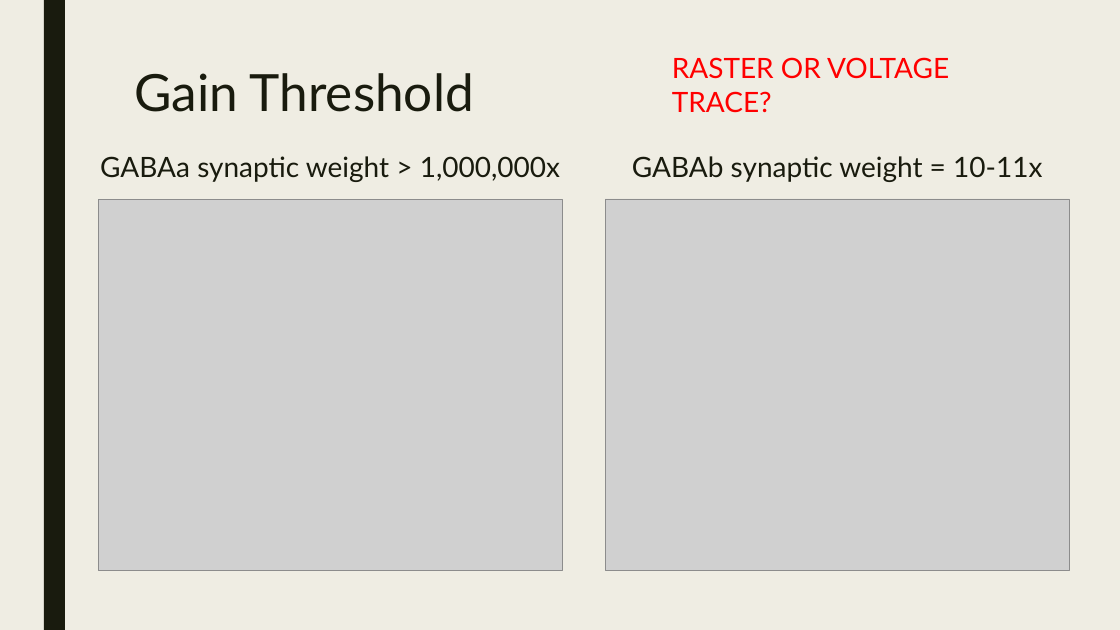
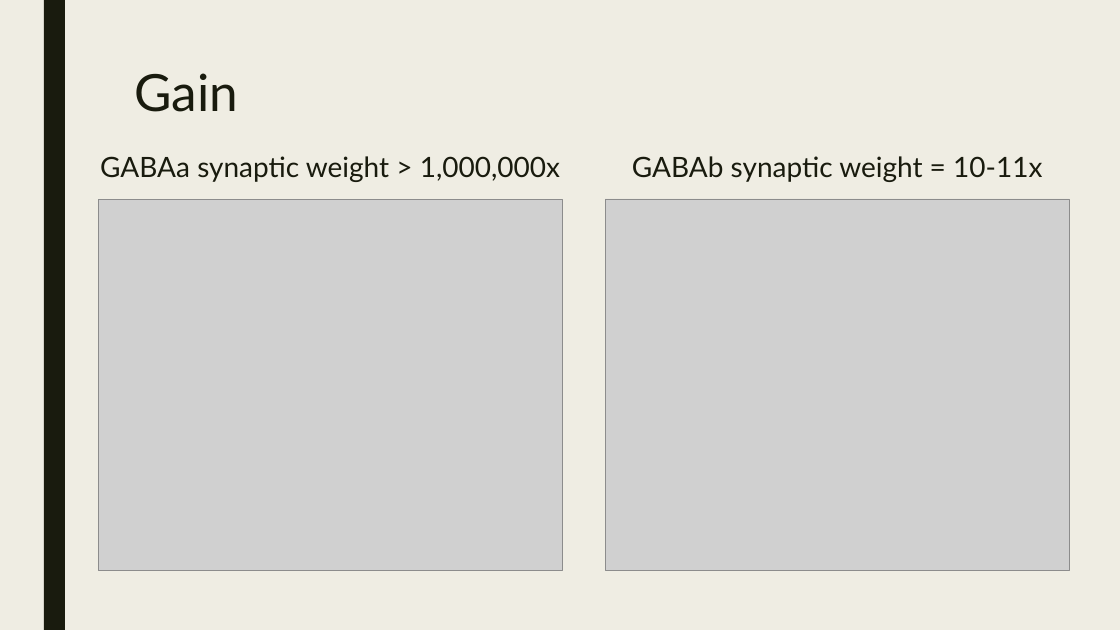
Before and after one commit to kedoxey/netpyne-project, a slide deck: slide 10 of presentation/netpyne-slides.pptx (slide 11 before the commit). Drawn at 1120x630 pixels with LibreOffice and Linux fonts; fonts in the diff are those of the drawing; grey boxes stand for pictures. Boxes give left, top, right and bottom in pixels: in the first picture for what was removed or moved away, otherwise in the second. Text is boxed around its words. In the diff, an @@ line names an element or a change of style, - is before the commit and + after.

```diff
--- a/presentation/netpyne-slides.pptx
+++ b/presentation/netpyne-slides.pptx
@@ text removed at (x1=672, y1=57, x2=949, y2=113) @@
-RASTER OR VOLTAGE TRACE?
@@ title at (x1=134, y1=73, x2=238, y2=112): text changed @@
-Gain Threshold
+Gain
```
Also in this commit, not shown: 7 other slides changed, 1 slide removed.
